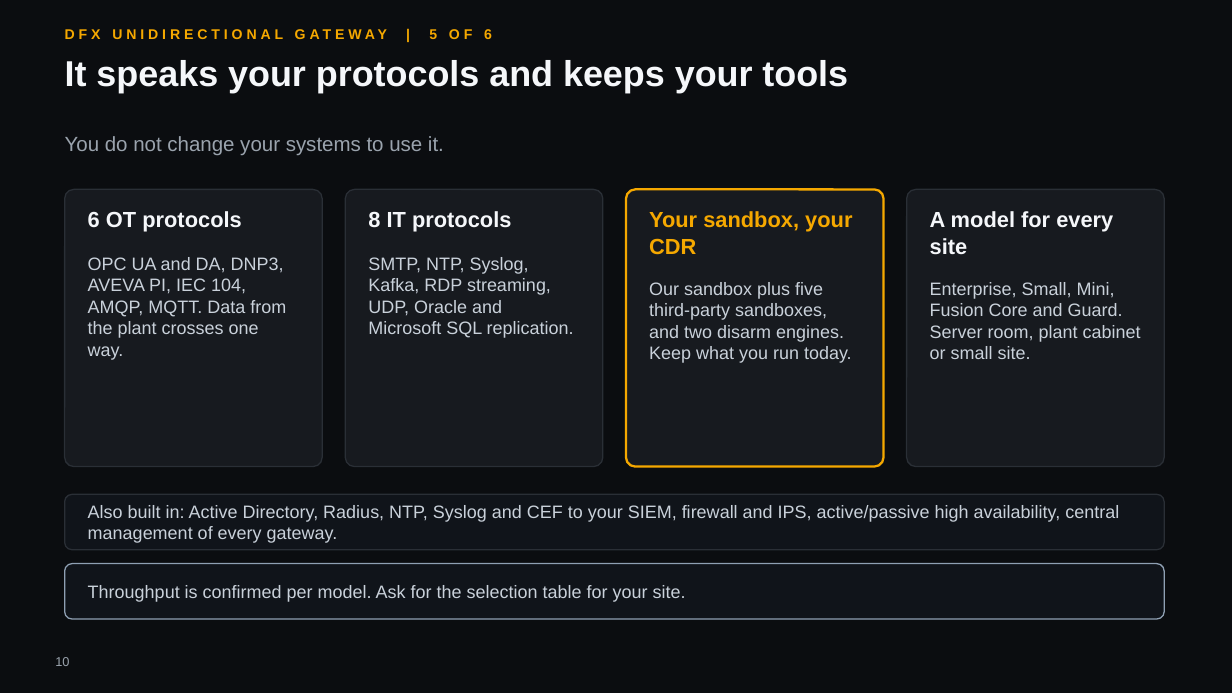
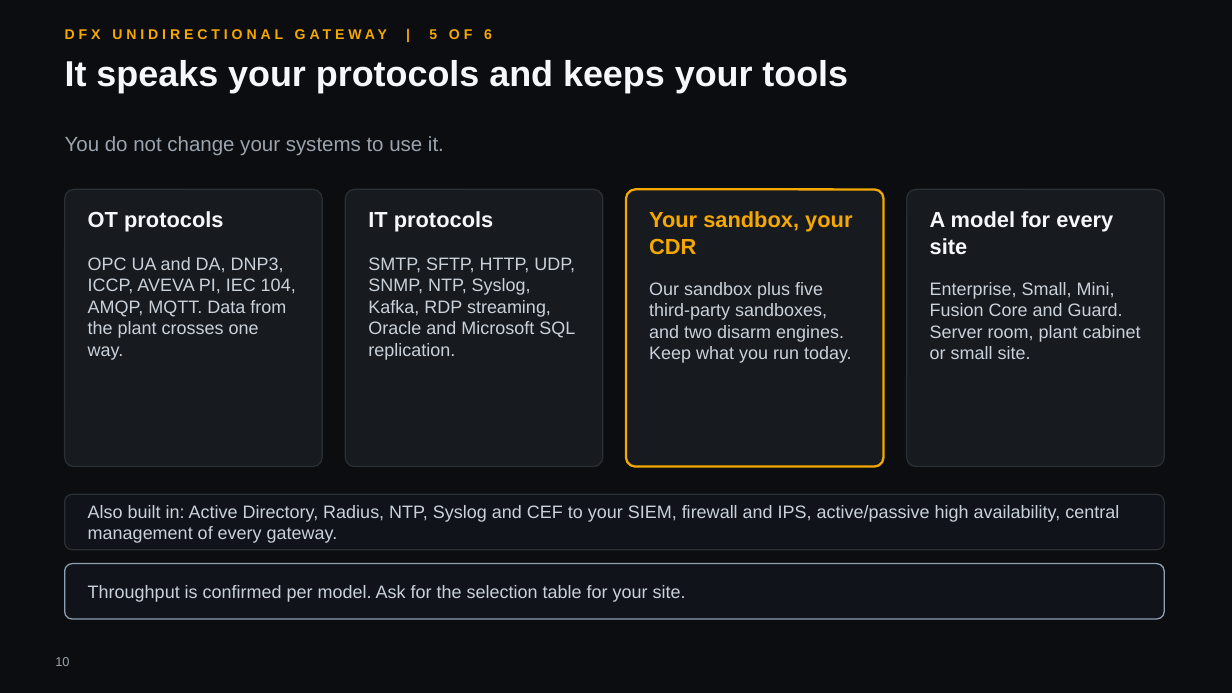
Before and after one commit to hybridus/DFX_Marketing, a slide deck: slide 10 of Projects/03_Presales_Master_Deck/pilot/DFX_Master_deck.pptx. Drawn at 1232x693 pixels with LibreOffice and Linux fonts; fonts in the diff are those of the drawing; background and template pictures are left out. Boxes give left, top, right and bottom in pixels: in the first picture for what was removed or moved away, otherwise in the second. Text is boxed around its words. In the diff, an @@ line names an element or a change of style, - is before the commit and + after.

```diff
--- a/Projects/03_Presales_Master_Deck/pilot/DFX_Master_deck.pptx
+++ b/Projects/03_Presales_Master_Deck/pilot/DFX_Master_deck.pptx
@@ text at (88, 211, 224, 232): text changed @@
-6 OT protocols
+OT protocols
@@ text at (368, 211, 493, 232): text changed @@
-8 IT protocols
+IT protocols
@@ text at (88, 257, 296, 360): text changed @@
-OPC UA and DA, DNP3, AVEVA PI, IEC 104, AMQP, MQTT. Data from the plant crosses one way.
+OPC UA and DA, DNP3, ICCP, AVEVA PI, IEC 104, AMQP, MQTT. Data from the plant crosses one way.
@@ text at (368, 257, 575, 360): text changed @@
-SMTP, NTP, Syslog, Kafka, RDP streaming, UDP, Oracle and Microsoft SQL replication.
+SMTP, SFTP, HTTP, UDP, SNMP, NTP, Syslog, Kafka, RDP streaming, Oracle and Microsoft SQL replication.
```
Also in this commit, not shown: 9 other slides changed, 12 other files.
